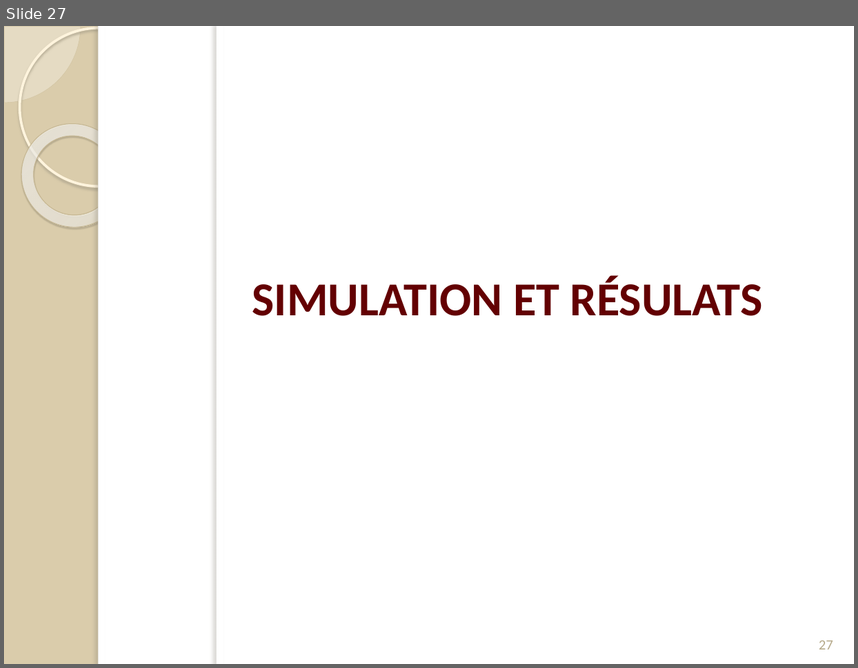
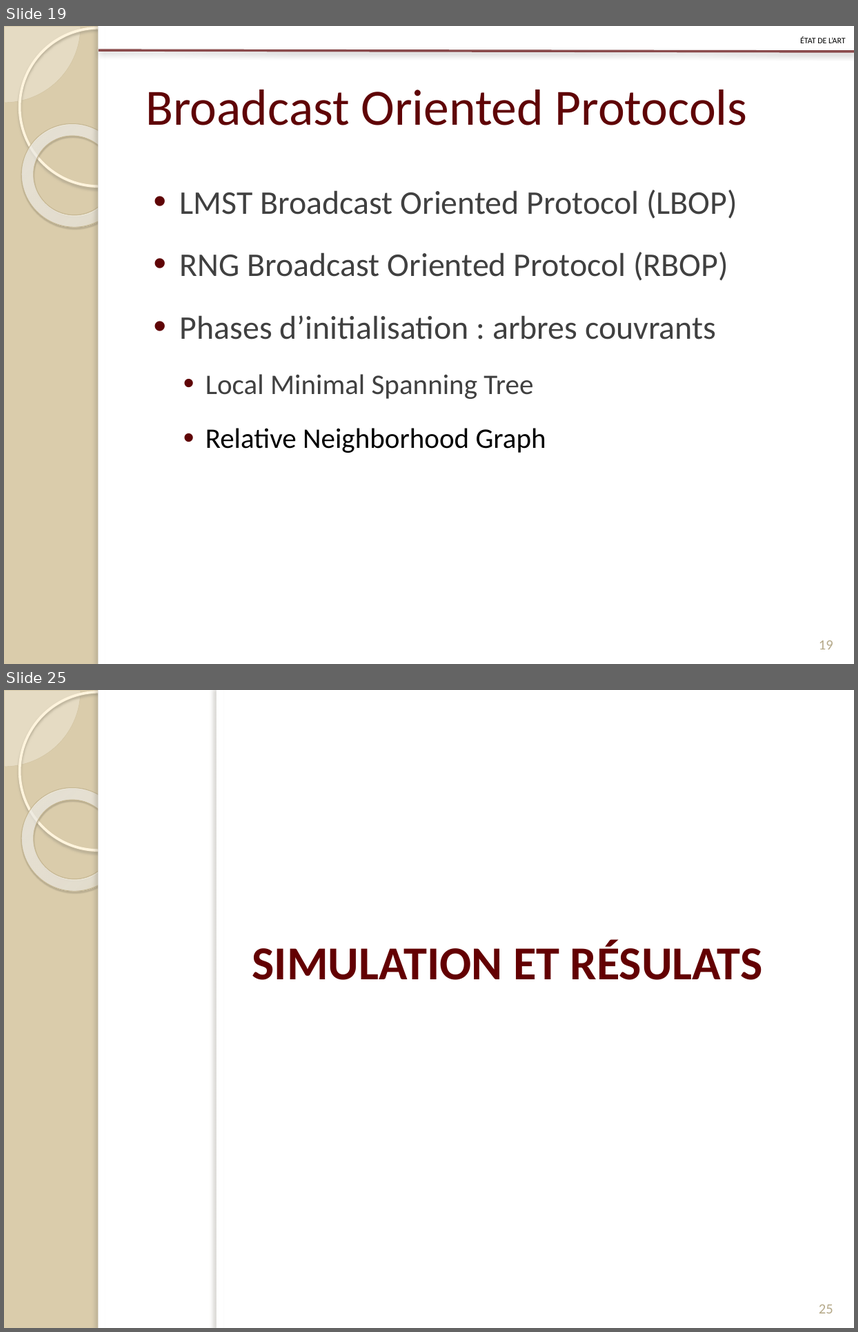
Before and after one commit to Patre/Energy-saving-in-sensors--networks, a slide deck: Redaction/Presentation/pres.pptx. Shown one above the other, each under a label of ours: slide 27 before the commit, slides 19 and 25 after it; the slides between them are not shown. The pictures are 858x668 and 858x1332 pixels, drawn with LibreOffice and Linux fonts; fonts in the diff are those of the drawing. Boxes give left, top, right and bottom in pixels: in the first picture for what was removed or moved away, otherwise in the second. Text is boxed around its words. In the diff, an @@ line names an element or a change of style, - is before the commit and + after.

```diff
--- a/Redaction/Presentation/pres.pptx
+++ b/Redaction/Presentation/pres.pptx
@@ slide 19 added at (4, 26, 854, 664), background #DACCAB; not listed: 5 template elements that a slide beside it also shows @@
@@ text added at (800, 36, 846, 43), 8.8 pt, text #000000, small capitals @@
+état de l’art
@@ line added from (99, 51) to (854, 52), #5F0406 2 pt @@
@@ title added at (146, 89, 748, 125), 43 pt, text #5F0406 @@
+Broadcast Oriented Protocols
@@ text added at (180, 190, 737, 452), 28 pt, text #404040 @@
+• LMST Broadcast Oriented Protocol (LBOP)
+• RNG Broadcast Oriented Protocol (RBOP)
+• Phases d’initialisation : arbres couvrants
+  • Local Minimal Spanning Tree
+  • Relative Neighborhood Graph
@@ page number added at (819, 640, 833, 649), 12 pt, text #B6A98A @@
+19
@@ what was slide 27 is now slide 25 @@
@@ page number at (819, 1304, 833, 1313): text changed @@
-27
+25
```
Also in this commit, not shown: 13 slides changed, 9 other slides added, 4 slides removed, 8 other files.
